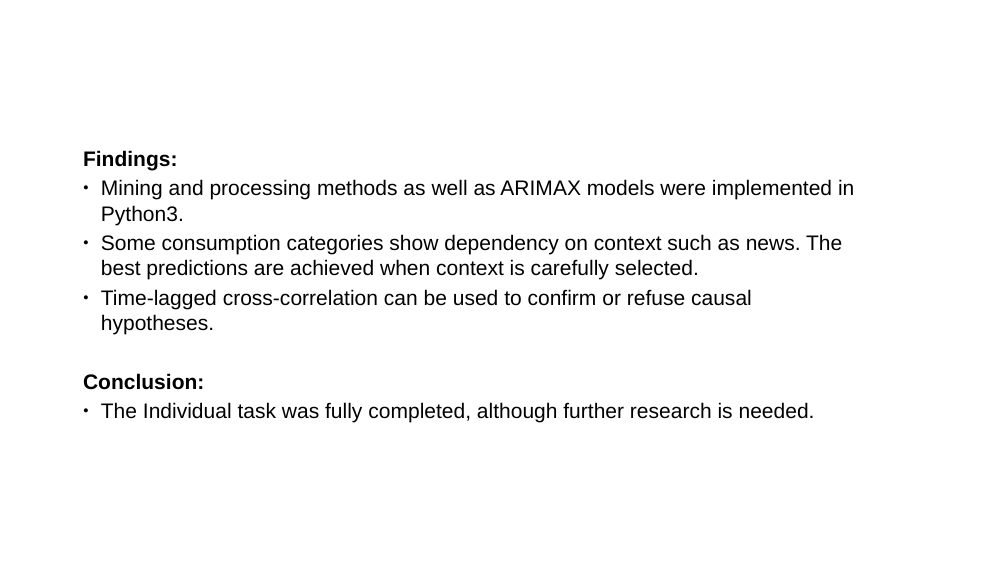
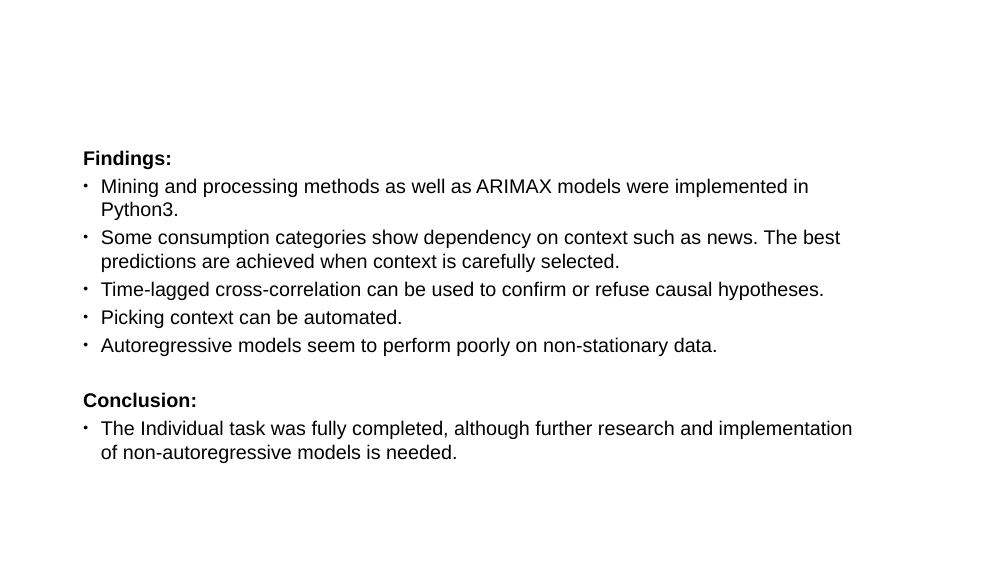
Before and after one commit to Dormant512/nir-presentation, a slide deck: slide 12 of Grig-nir-1.pptx (slide 10 before the commit). Drawn at 1008x567 pixels with LibreOffice and Linux fonts; fonts in the diff are those of the drawing; background and template pictures are left out. Boxes give left, top, right and bottom in pixels: in the first picture for what was removed or moved away, otherwise in the second. Text is boxed around its words. In the diff, an @@ line names an element or a change of style, - is before the commit and + after.

```diff
--- a/Grig-nir-1.pptx
+++ b/Grig-nir-1.pptx
@@ text at (x1=83, y1=150, x2=840, y2=408): size 20 to 18.8 pt in "Findings:", "Mining and processing methods as well as ...", "Some consumption categories show dependency on context ...", "Time-lagged cross-correlation can be used to confirm ..." and 1 more places @@
@@ text at (x1=101, y1=309, x2=718, y2=356): paragraphs added @@
+● Picking context can be automated.
+● Autoregressive models seem to perform poorly on non-stationary data.
@@ text at (x1=101, y1=420, x2=853, y2=463): text changed; size 20 to 18.8 pt @@
-● The Individual task was fully completed, although further research is needed.
+● The Individual task was fully completed, although further research and implementation of non-autoregressive models is needed.
```
Also in this commit, not shown: 7 other slides changed, 3 slides added, 1 slide removed, 4 other files.
